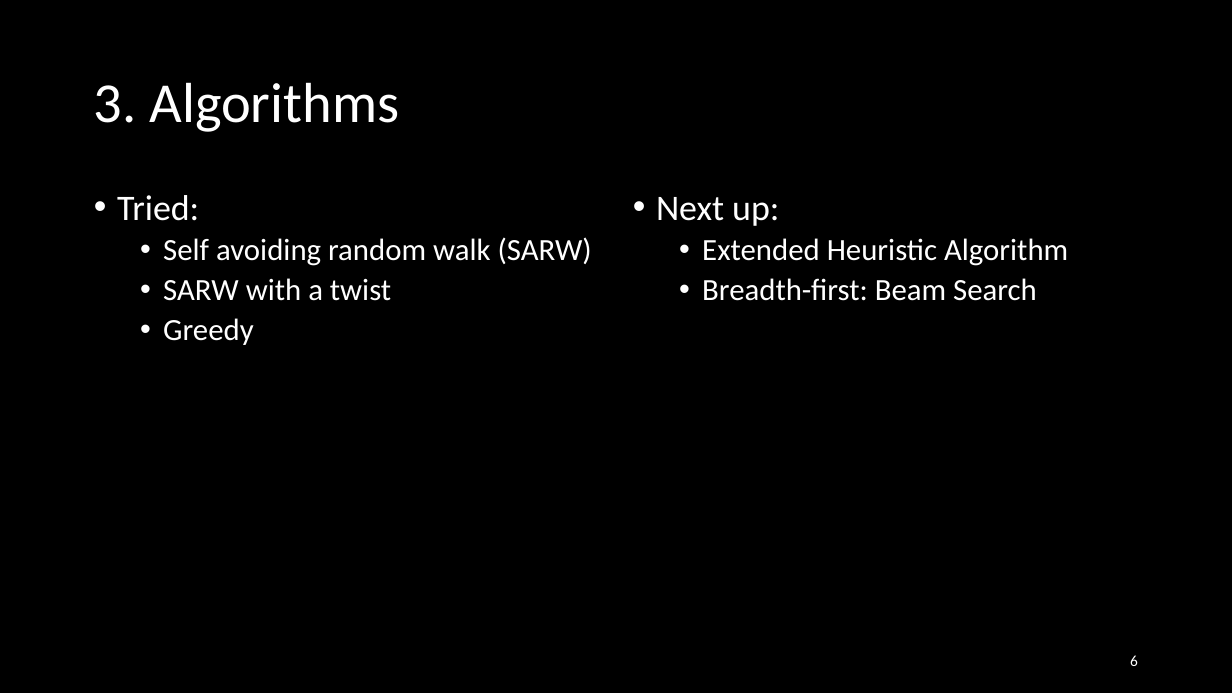
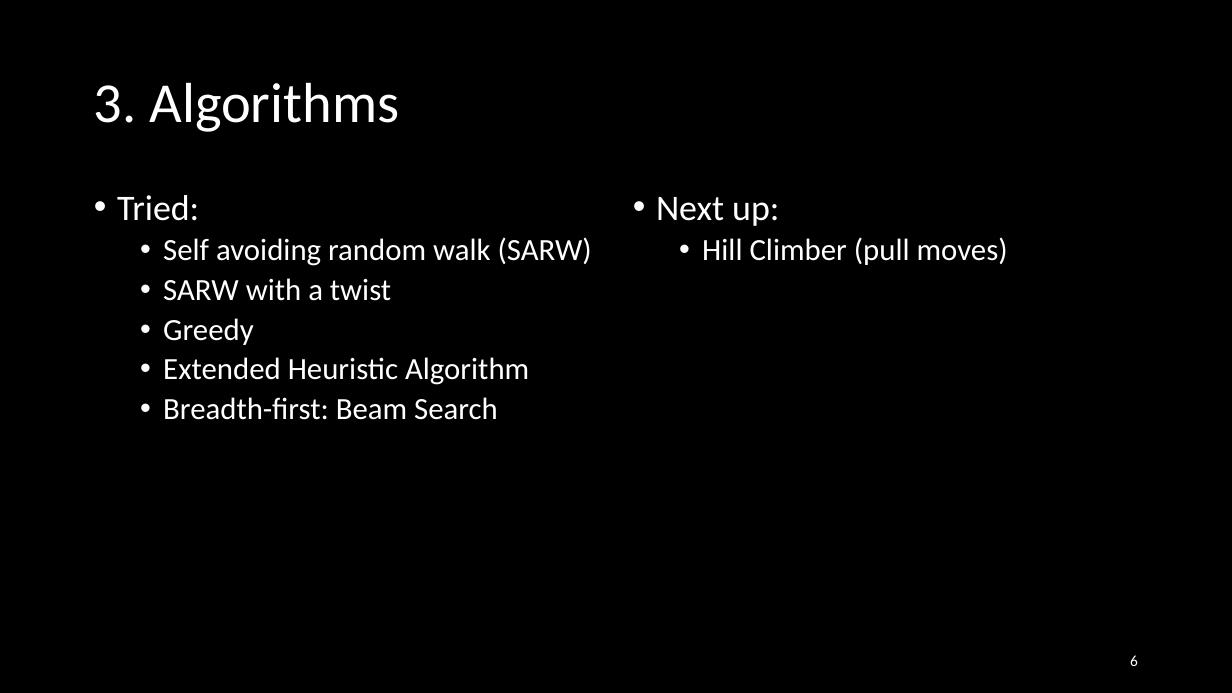
Before and after one commit to Loek21/Protein-Pow-d-er, a slide deck: slide 6 of Documentation/PPP, Week 2, Meeting 1.pptx. Drawn at 1232x693 pixels with LibreOffice and Linux fonts; fonts in the diff are those of the drawing. Boxes give left, top, right and bottom in pixels: in the first picture for what was removed or moved away, otherwise in the second. Text is boxed around its words. In the diff, an @@ line names an element or a change of style, - is before the commit and + after.

Commit message:
Edits to powerpoint slides Seb

```diff
--- a/Documentation/PPP, Week 2, Meeting 1.pptx
+++ b/Documentation/PPP, Week 2, Meeting 1.pptx
@@ text at (702,237,1008,265): text changed @@
-  • Extended Heuristic Algorithm
-  • Breadth-first: Beam Search
+  • Hill Climber (pull moves)
@@ text at (163,357,529,420): paragraphs added @@
+  • Extended Heuristic Algorithm
+  • Breadth-first: Beam Search
```
Also in this commit, not shown: 2 slides added.
